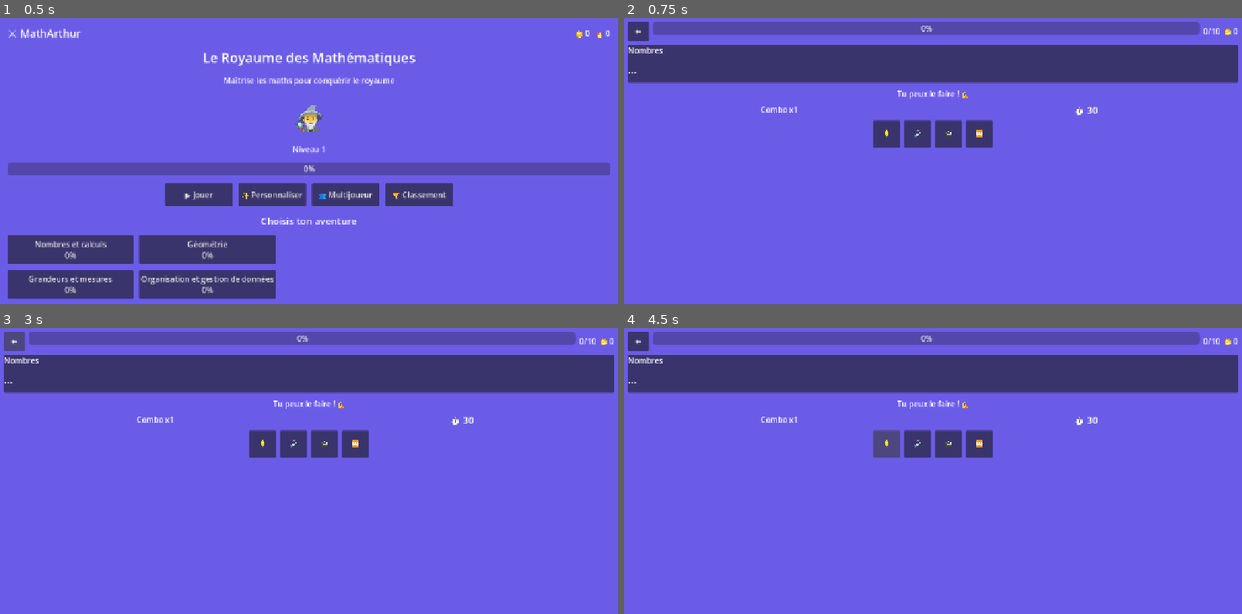
Above: before the commit, frames 1-4 (two rows, left to right).
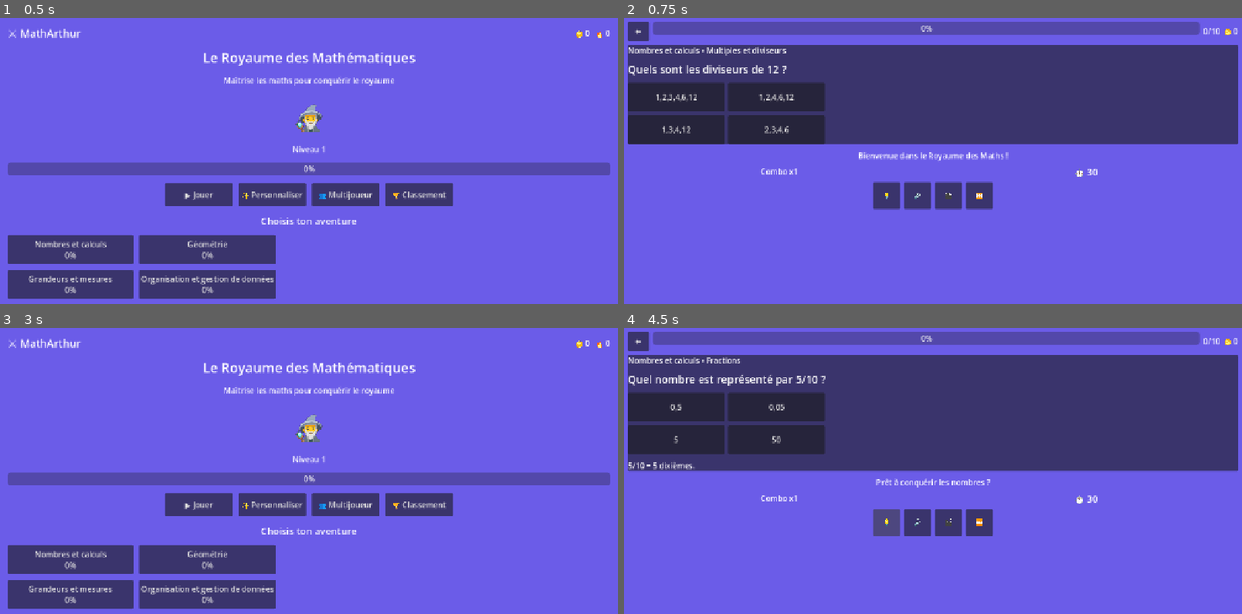
Above: after the commit, the same moments.

Repository: MonsieurHage/matharthur
Game: Godot game, scene res://scenes/MainMenu.tscn
The game is run twice, just before and just after one commit, with the same random seed, the same clock (stepped at 60 frames per second) and the same inputs.
Inputs (mouse positions are in pixels of both pictures, inside the frame that each line leads up to):
- Up to frame 1 (0.5 s): no input
- Up to frame 2 (0.75 s): click "▶️ Jouer" at 0.5 s
- Up to frame 3 (3 s): click "🔊" at 1.25 s; click "🎬" at 2 s; click "⬅️" at 2.75 s
- Up to frame 4 (4.5 s): click (821, 505) at 3.5 s, where only the run after the commit has a clickable "▶️ Jouer"; click "💡" at 4.25 s

Frame 1 is identical in both runs. In frame 2, 23% of the frame differs, in the area x 0-100%, y 9-68%; in frame 3, 37%, in the area x 0-100%, y 1-99%; in frame 4, 29%.
Error before the commit: Parse Error: Too few arguments for "get()" call. Expected at least 1 but received 0. (res://scripts/autoload/Wallet.gd:17)

Commit message:
fix: renommer get() en get_message/get_balance pour eviter override Object.get

Diff:
--- a/scripts/autoload/Encouragement.gd
+++ b/scripts/autoload/Encouragement.gd
@@ -9,7 +9,7 @@
 	"welcome": ["Bienvenue dans le Royaume des Maths !","Prêt à conquérir les nombres ?"]
 }
 
-func get(kind: String, n: int = 0) -> String:
+func get_message(kind: String, n: int = 0) -> String:
 	var arr = DATA.get(kind, DATA["correct"])
 	var s = arr[randi() % arr.size()]
 	if "{n}" in s: s = s.replace("{n}", str(n))
--- a/scripts/autoload/Wallet.gd
+++ b/scripts/autoload/Wallet.gd
@@ -14,7 +14,7 @@
 	return GameState.spend_wallet(amount)
 
 func can_unlock_multiplayer() -> bool:
-	return get() >= MULTIPLAYER_UNLOCK_COST
+	return get_balance() >= MULTIPLAYER_UNLOCK_COST
 
 func unlock_multiplayer() -> bool:
 	if can_unlock_multiplayer() and not GameState.state["unlockedMultiplayer"]:
--- a/scripts/ui/Game.gd
+++ b/scripts/ui/Game.gd
@@ -81,7 +81,7 @@
 	progress_bar.value = question_index
 	progress_text.text = str(question_index) + "/" + str(TOTAL_QUESTIONS)
 	combo_label.text = "Combo x" + str(combo+1)
-	encouragement_label.text = Encouragement.get("welcome") if question_index==0 else Encouragement.get("correct") if combo>0 else "Tu peux le faire ! 💪"
+	encouragement_label.text = Encouragement.get_message("welcome") if question_index==0 else Encouragement.get_message("correct") if combo>0 else "Tu peux le faire ! 💪"
 	Speech.speak(current_question["question"])
 
 func _on_answer(idx: int, btn: Button):
@@ -108,12 +108,12 @@
 		_update_wallet()
 		var res = GameState.add_xp(reward + bonus)
 		feedback_emoji.text = "✅"
-		feedback_text.text = Encouragement.get("correct")
+		feedback_text.text = Encouragement.get_message("correct")
 		feedback_reward.text = "+" + str(reward+bonus) + " 🪙  +" + str(reward+bonus) + " XP"
 		if combo >= 3:
-			feedback_reward.text += "\n" + Encouragement.get("streak", combo)
+			feedback_reward.text += "\n" + Encouragement.get_message("streak", combo)
 		if res["leveled"]:
-			feedback_reward.text += "\n" + Encouragement.get("levelup", res["level"])
+			feedback_reward.text += "\n" + Encouragement.get_message("levelup", res["level"])
 		# confetti
 		_spawn_confetti()
 		# level up check multiplayer
@@ -124,7 +124,7 @@
 	else:
 		combo = 0
 		feedback_emoji.text = "❌"
-		feedback_text.text = Encouragement.get("wrong")
+		feedback_text.text = Encouragement.get_message("wrong")
 		feedback_reward.text = "0 🪙"
 		# ZPD: scaffolding augmente
 		scaffold_level = min(2, scaffold_level+1)
